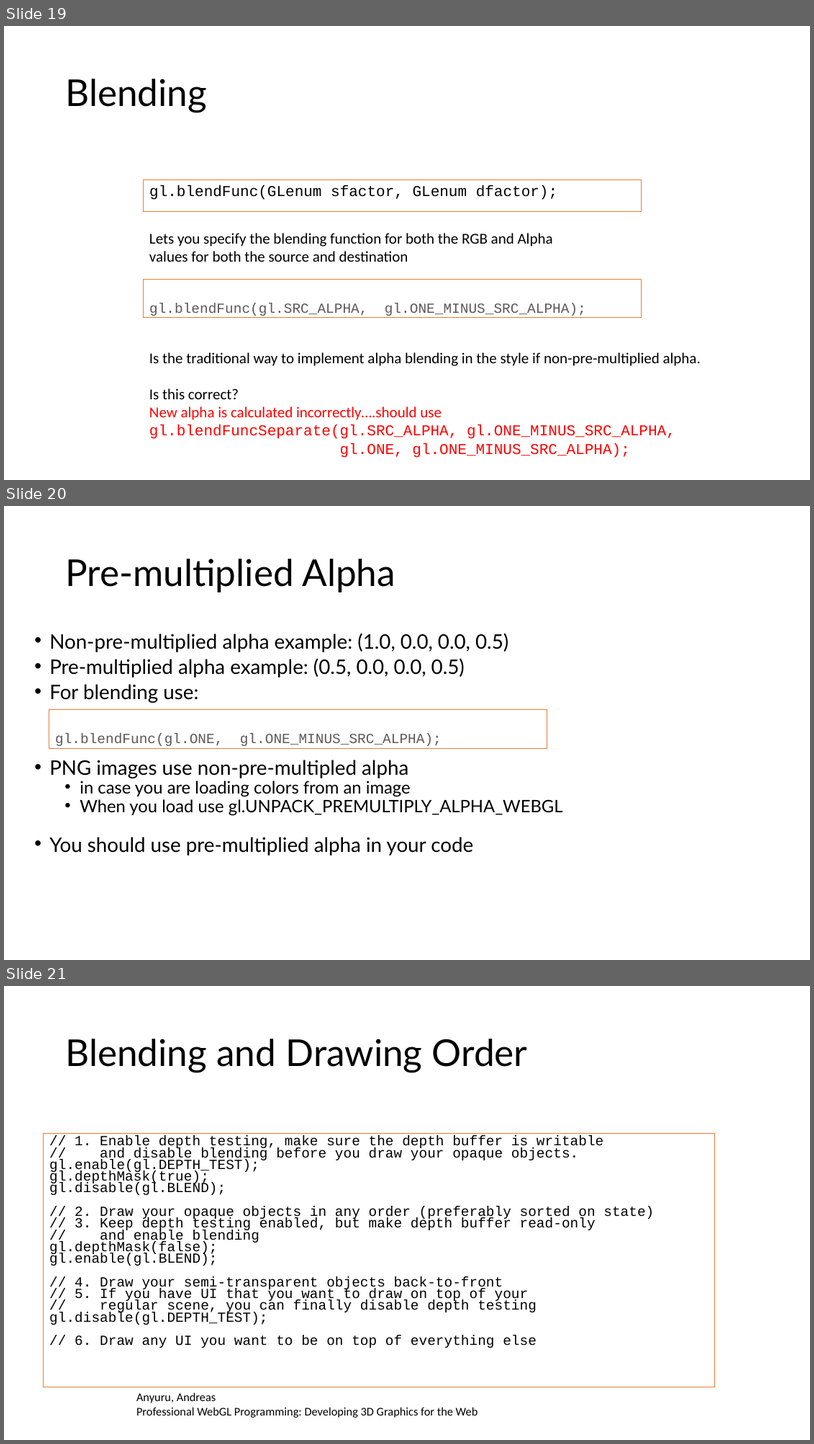
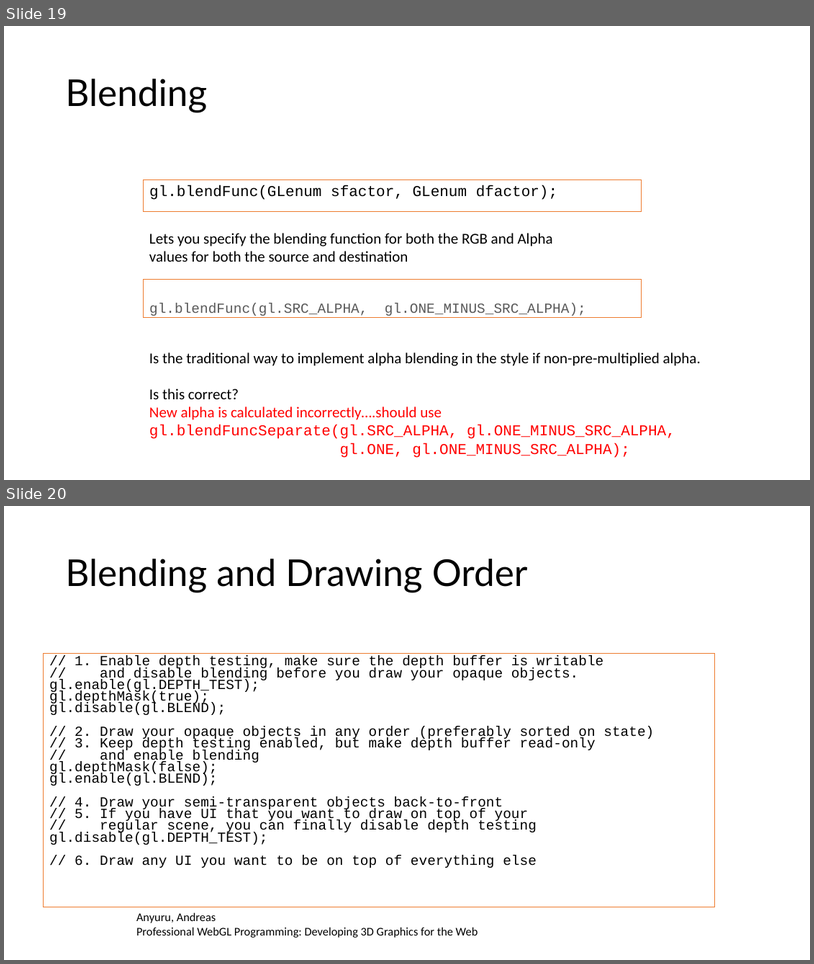
Before and after one commit to illinois-cs418/cs418CourseMaterial, a slide deck: Lectures/CS418-Lecture21-Compositing.pptx. Shown one above the other, each under a label of ours: slides 19, 20 and 21 before the commit, slides 19 and 20 after it. The pictures are 814x1444 and 814x964 pixels, drawn with LibreOffice and Linux fonts; fonts in the diff are those of the drawing. Boxes give left, top, right and bottom in pixels: in the first picture for what was removed or moved away, otherwise in the second. Text is boxed around its words. In the diff, an @@ line names an element or a change of style, - is before the commit and + after.

```diff
--- a/Lectures/CS418-Lecture21-Compositing.pptx
+++ b/Lectures/CS418-Lecture21-Compositing.pptx
@@ slide 20 removed at [4, 506, 810, 960], background #FFFFFF @@
@@ title removed at [65, 559, 396, 592] @@
-Pre-multiplied Alpha
@@ text removed at [49, 633, 563, 855] @@
-• Non-pre-multiplied alpha example: (1.0, 0.0, 0.0, 0.5)
-• Pre-multiplied alpha example: (0.5, 0.0, 0.0, 0.5)
-• For blending use:
-• PNG images use non-pre-multipled alpha
-  • in case you are loading colors from an image
-  • When you load use gl.UNPACK_PREMULTIPLY_ALPHA_WEBGL
-• You should use pre-multiplied alpha in your code
@@ rectangle removed at [49, 710, 548, 749] @@
-gl.blendFunc(gl.ONE, gl.ONE_MINUS_SRC_ALPHA);
@@ what was slide 21 is now slide 20 @@
```
Also in this commit, not shown: 4 slides changed, 1 other slide removed.
